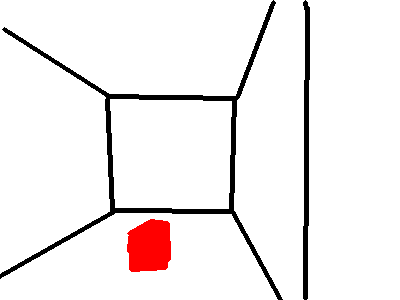
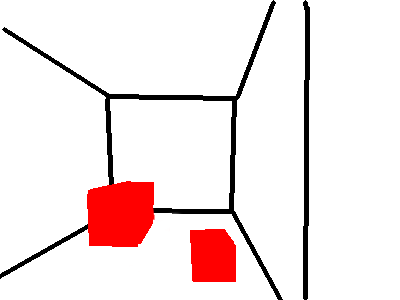
Layered file, before and after one edit (400 x 300). Changes by layer:
painted on "Background" over bbox(87, 181, 236, 282)
